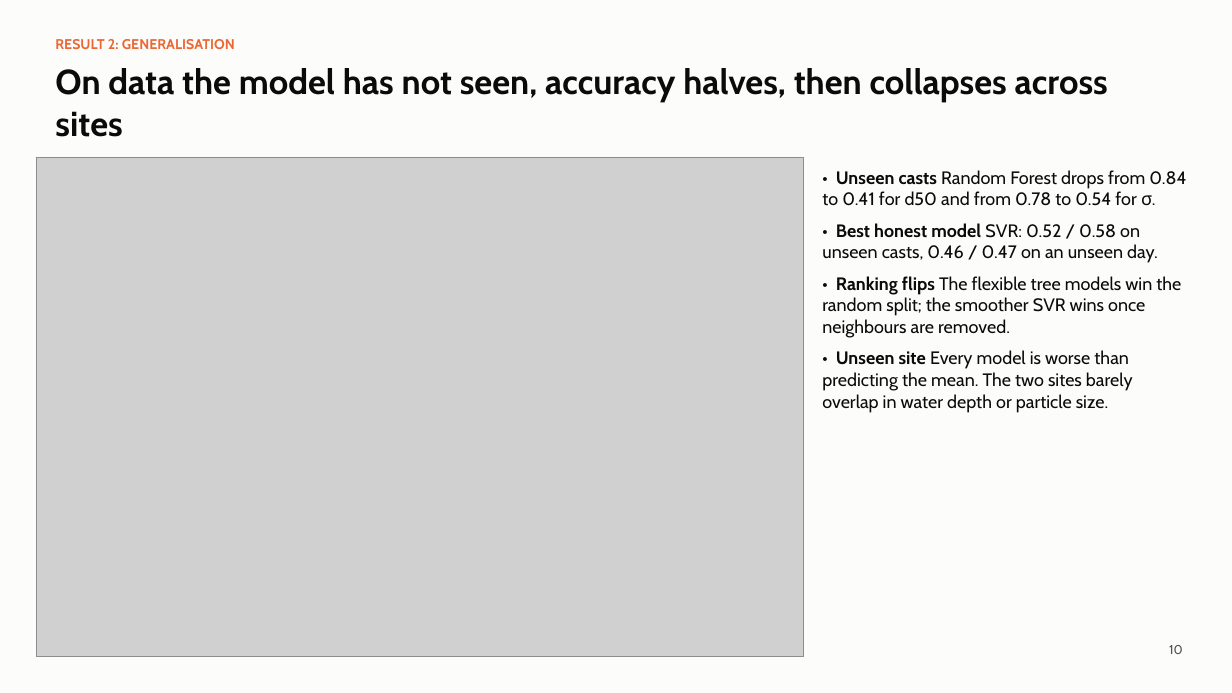
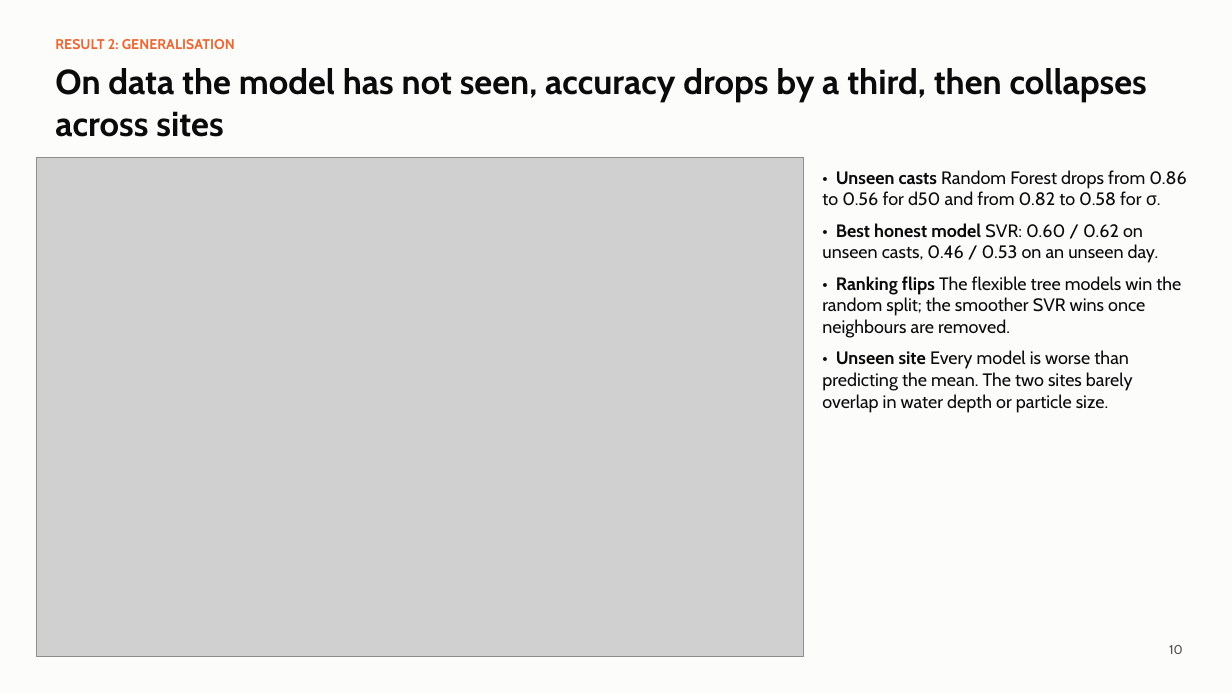
Before and after one commit to Gagana3110/sediment-psd-ml, a slide deck: slide 10 of report/slides.pptx. Drawn at 1232x693 pixels with LibreOffice and Linux fonts; fonts in the diff are those of the drawing; grey boxes stand for pictures. Boxes give left, top, right and bottom in pixels: in the first picture for what was removed or moved away, otherwise in the second. Text is boxed around its words. In the diff, an @@ line names an element or a change of style, - is before the commit and + after.

Commit message:
Add CTD salinity and turbidity; take depth from the CTD
Join CTD casts to LISST casts after correcting the per-day clock offset.
Retrain and regenerate results, figures, write-up and slides.

```diff
--- a/report/slides.pptx
+++ b/report/slides.pptx
@@ text at (55,68,1147,137): text changed @@
-On data the model has not seen, accuracy halves, then collapses across sites
+On data the model has not seen, accuracy drops by a third, then collapses across sites
@@ text at (822,170,1186,263): text changed @@
-• Unseen casts Random Forest drops from 0.84 to 0.41 for d50 and from 0.78 to 0.54 for σ.
-• Best honest model SVR: 0.52 / 0.58 on unseen casts, 0.46 / 0.47 on an unseen day.
+• Unseen casts Random Forest drops from 0.86 to 0.56 for d50 and from 0.82 to 0.58 for σ.
+• Best honest model SVR: 0.60 / 0.62 on unseen casts, 0.46 / 0.53 on an unseen day.
```
Also in this commit, not shown: 6 other slides changed, 22 other files.
